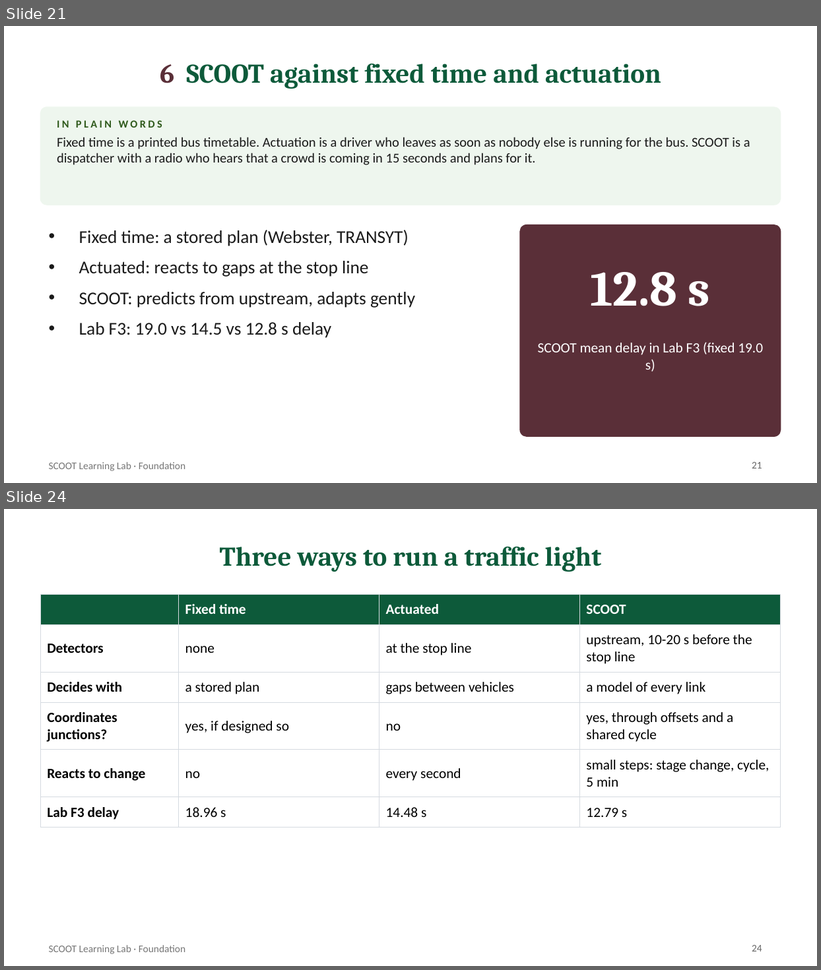
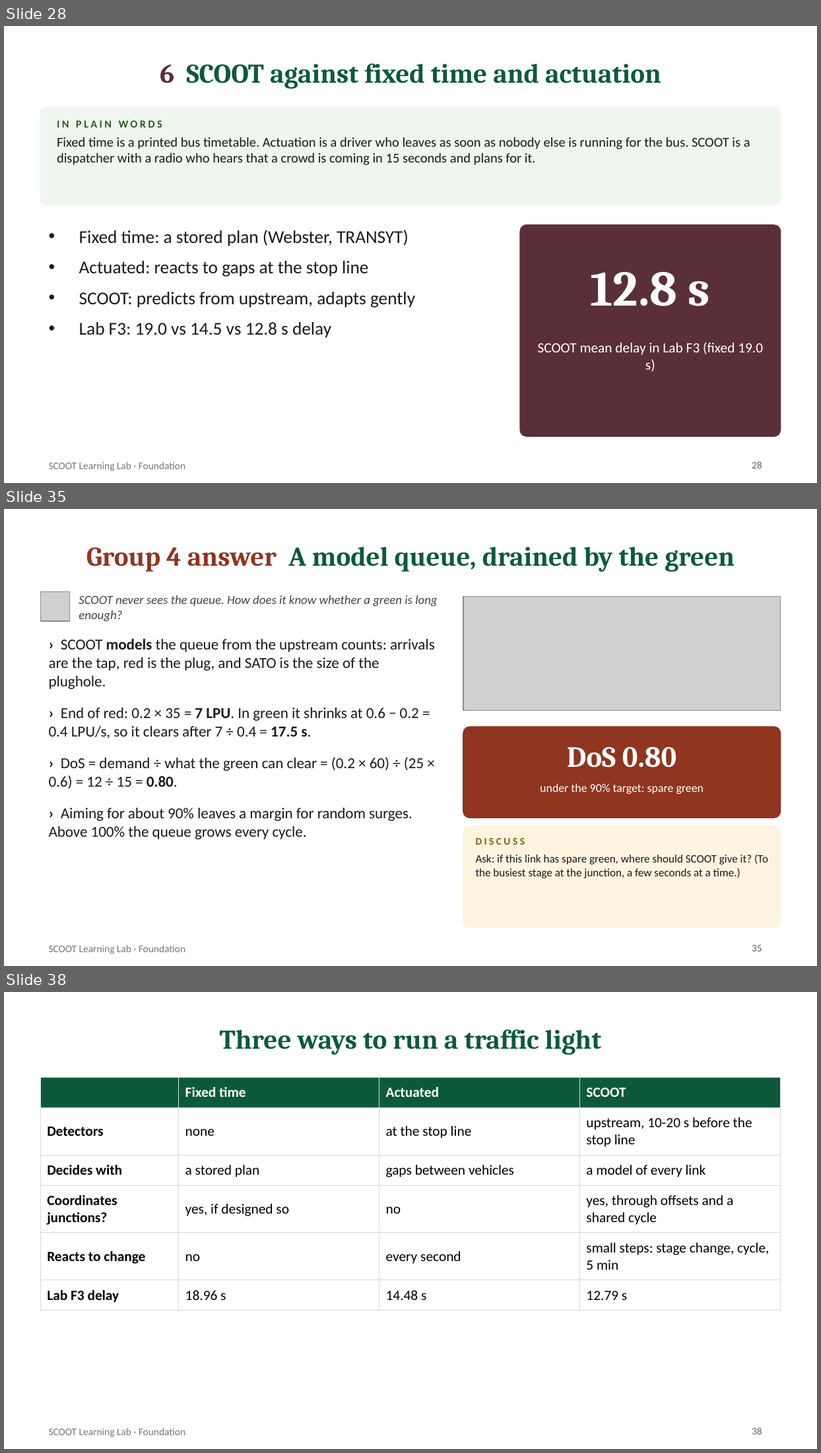
Before and after one commit to smrahmanbd/scoot-learning-lab, a slide deck: docs/materials/SCOOT_Foundation_Presentation.pptx. Shown one above the other, each under a label of ours: slides 21 and 24 before the commit, slides 28, 35 and 38 after it; the slides between them are not shown. The pictures are 821x970 and 821x1453 pixels, drawn with LibreOffice and Linux fonts; fonts in the diff are those of the drawing; grey boxes stand for pictures. Boxes give left, top, right and bottom in pixels: in the first picture for what was removed or moved away, otherwise in the second. Text is boxed around its words. In the diff, an @@ line names an element or a change of style, - is before the commit and + after.

```diff
--- a/docs/materials/SCOOT_Foundation_Presentation.pptx
+++ b/docs/materials/SCOOT_Foundation_Presentation.pptx
@@ slide 35 added at <box>4,509,817,966</box>, background #FFFFFF; not listed: 1 template element that a slide beside it also shows @@
@@ title added at <box>86,547,735,572</box>, 24 pt, text #0D5A3A, bold @@
+Group 4 answer A model queue, drained by the green
@@ picture added at <box>40,592,70,621</box> @@
@@ text added at <box>79,595,437,621</box>, 11 pt, text #444444, italic @@
+SCOOT never sees the queue. How does it know whether a green is long enough?
@@ picture added at <box>463,597,781,712</box> @@
@@ text added at <box>49,638,435,840</box>, 13.5 pt, text #1A1A1A @@
+› SCOOT models the queue from the upstream counts: arrivals are the tap, red is the plug, and SATO is the size of the plughole.
+› End of red: 0.2 × 35 = 7 LPU. In green it shrinks at 0.6 − 0.2 = 0.4 LPU/s, so it clears after 7 ÷ 0.4 = 17.5 s.
+› DoS = demand ÷ what the green can clear = (0.2 × 60) ÷ (25 × 0.6) = 12 ÷ 15 = 0.80.
+› Aiming for about 90% leaves a margin for random surges. Above 100% the queue grows every cycle.
@@ rounded rectangle added at <box>463,727,781,818</box>, fill #8F3520, outline #8F3520 1 pt @@
@@ text added at <box>567,747,677,768</box>, 26 pt, text #FFFFFF, bold @@
+DoS 0.80
@@ text added at <box>540,784,704,794</box>, 10.5 pt, text #FFFFFF @@
+under the 90% target: spare green
@@ rounded rectangle added at <box>463,826,781,927</box>, fill #FFF4E0, outline #FFF4E0 1 pt @@
@@ text added at <box>476,838,525,845</box>, 9 pt, text #8A5A12, bold @@
+DISCUSS
@@ text added at <box>476,854,768,879</box>, 10 pt, text #1A1A1A @@
+Ask: if this link has spare green, where should SCOOT give it? (To the busiest stage at the junction, a few seconds at a time.)
@@ page number added at <box>752,945,762,952</box>, 9 pt, text #666666 @@
+35
@@ what was slide 21 is now slide 28 @@
@@ page number at <box>752,462,762,469</box>: text changed @@
-21
+28
@@ what was slide 24 is now slide 38 @@
@@ page number at <box>752,1428,762,1435</box>: text changed @@
-24
+38
```
Also in this commit, not shown: 4 slides changed, 13 other slides added, 1 other file.
